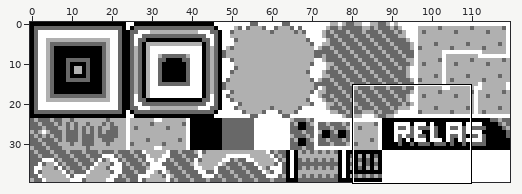
File history of a sprite sheet, gfx/town_map/town_map.png. Above, an overview of the earlier version with the close-up marked.
Close-up. Earlier state:
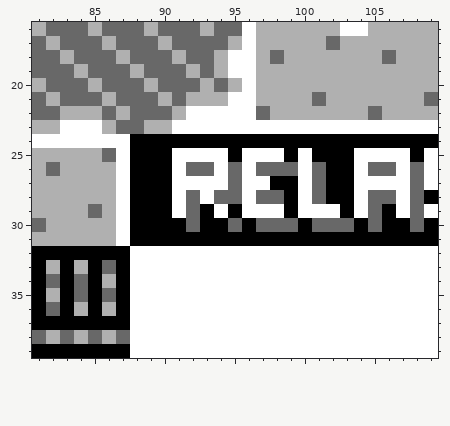
The file is 120x40 pixels. Shown: x 81..109, y 16..39.
And afterwards:
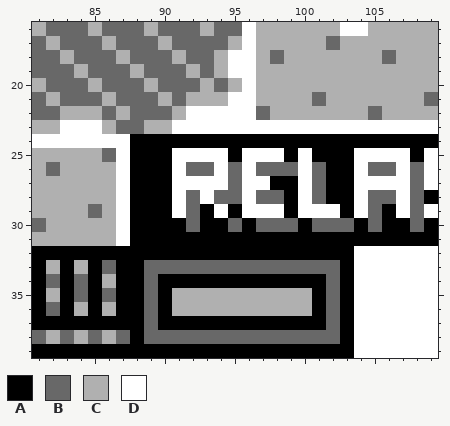
Palette (. is transparent): A #000000  B #686868  C #b0b0b0  D #ffffff
Commit message: updated feldspar, new tile for town map(?)
The exact change:
@@ x 86..105 @@
 31 CDAAAAAAAAAAAAAAAAAA
-32 AADDDDDDDDDDDDDDDDDD
-33 BADDDDDDDDDDDDDDDDDD
-34 CADDDDDDDDDDDDDDDDDD
-35 BADDDDDDDDDDDDDDDDDD
-36 CADDDDDDDDDDDDDDDDDD
-37 AADDDDDDDDDDDDDDDDDD
-38 CBDDDDDDDDDDDDDDDDDD
-39 AADDDDDDDDDDDDDDDDDD
+32 AAAAAAAAAAAAAAAAAADD
+33 BAABBBBBBBBBBBBBBADD
+34 CAABAAAAAAAAAAAABADD
+35 BAABACCCCCCCCCCABADD
+36 CAABACCCCCCCCCCABADD
+37 AAABAAAAAAAAAAAABADD
+38 CBABBBBBBBBBBBBBBADD
+39 AAAAAAAAAAAAAAAAAADD
Boxes around the changes in both close-ups, in picture pixels (x1, y1, x2, y2):
changed: (130, 246, 354, 358)
